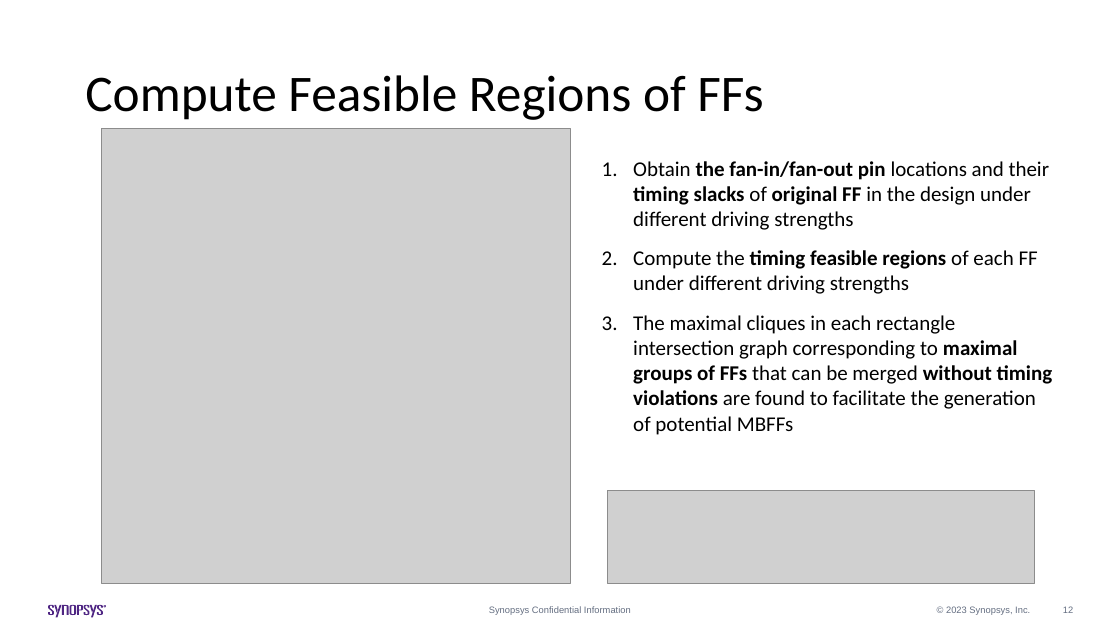
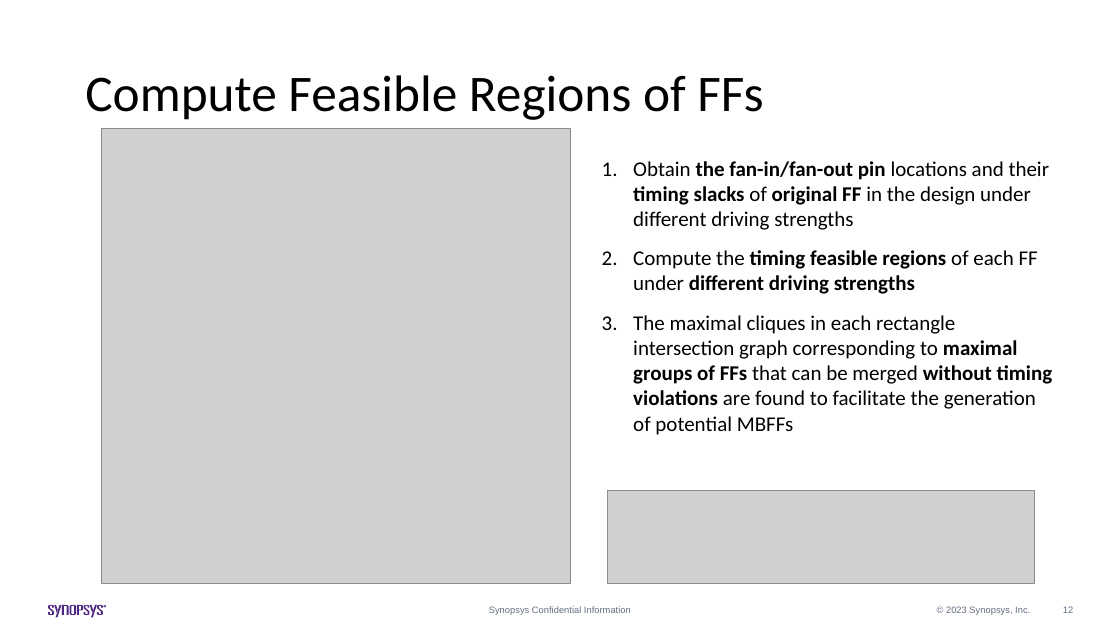
Before and after one commit to Pacific-Feng-Studuies/Studied-Papers, a slide deck: slide 13 of Synopsys Intern/Generation of Mixed-Driving Multi-Bit Flip-Flops for Power/Generation of Mixed-Driving Multi-Bit Flip-Flops for Power.pptx. Drawn at 1120x630 pixels with LibreOffice and Linux fonts; fonts in the diff are those of the drawing; grey boxes stand for pictures. Boxes give left, top, right and bottom in pixels: in the first picture for what was removed or moved away, otherwise in the second. Text is boxed around its words. In the diff, an @@ line names an element or a change of style, - is before the commit and + after.

```diff
--- a/Synopsys Intern/Generation of Mixed-Driving Multi-Bit Flip-Flops for Power/Generation of Mixed-Driving Multi-Bit Flip-Flops for Power.pptx
+++ b/Synopsys Intern/Generation of Mixed-Driving Multi-Bit Flip-Flops for Power/Generation of Mixed-Driving Multi-Bit Flip-Flops for Power.pptx
@@ text at (633,250,1038,294): bold on in "different driving strengths" @@
```
Also in this commit, not shown: 3 other slides changed.
